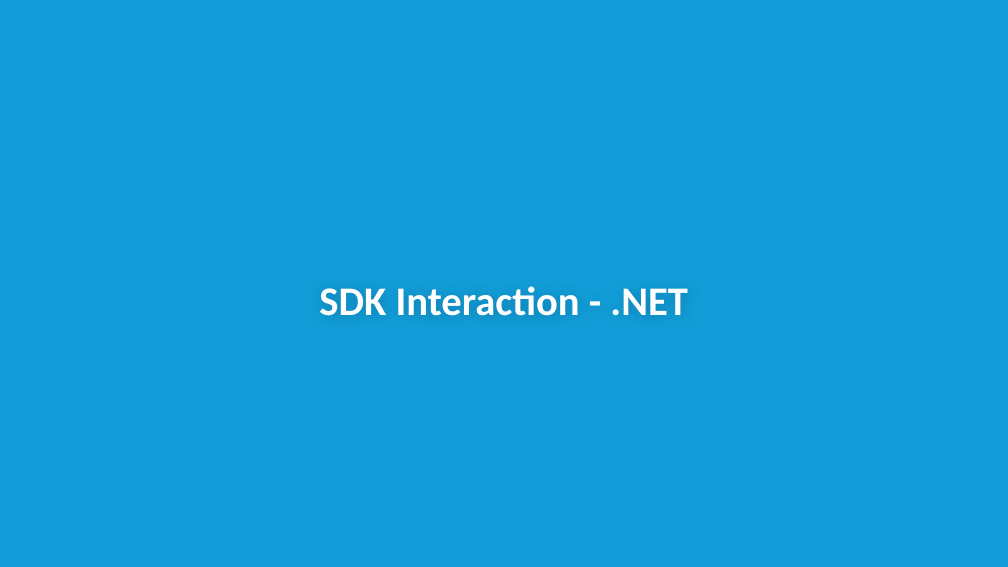
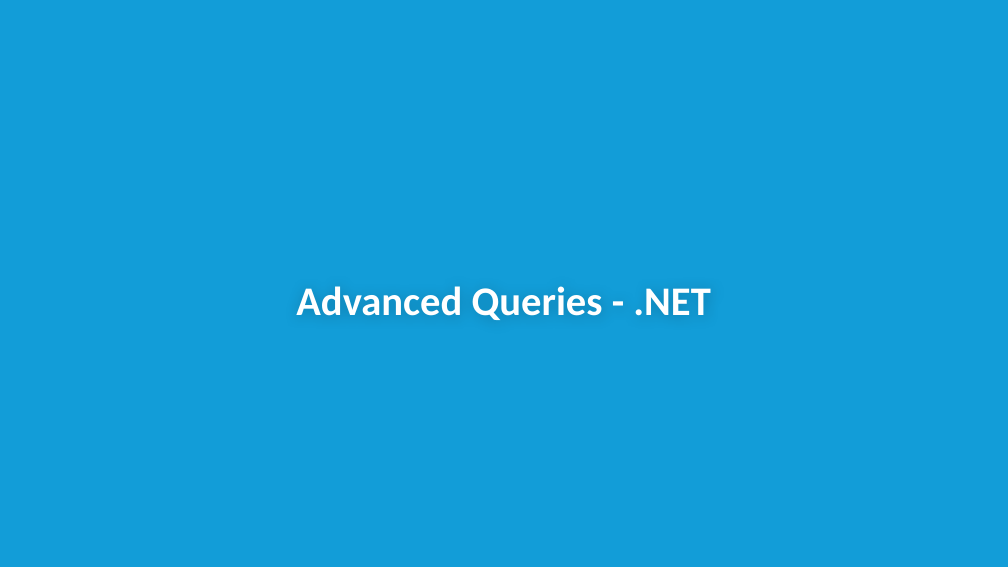
Before and after one commit to subalakr/workshop, a slide deck: slide 15 of server/presentations/04_N1QL Details.pptx (slide 6 before the commit). Drawn at 1008x567 pixels with LibreOffice and Linux fonts; fonts in the diff are those of the drawing; background and template pictures are left out. Boxes give left, top, right and bottom in pixels: in the first picture for what was removed or moved away, otherwise in the second. Text is boxed around its words. In the diff, an @@ line names an element or a change of style, - is before the commit and + after.

```diff
--- a/server/presentations/04_N1QL Details.pptx
+++ b/server/presentations/04_N1QL Details.pptx
@@ title at (296,286,711,320): text changed @@
-SDK Interaction - .NET
+Advanced Queries - .NET
```
Also in this commit, not shown: 4 other slides changed, 9 slides added, 1 other file.
